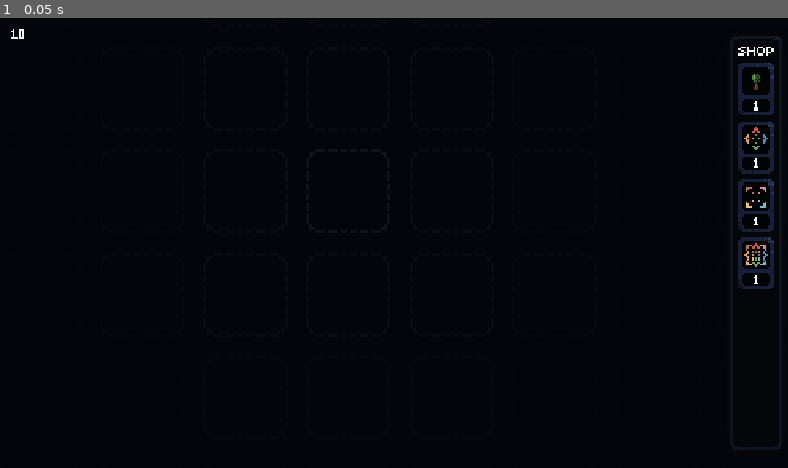
Above: before the commit, frame 1.
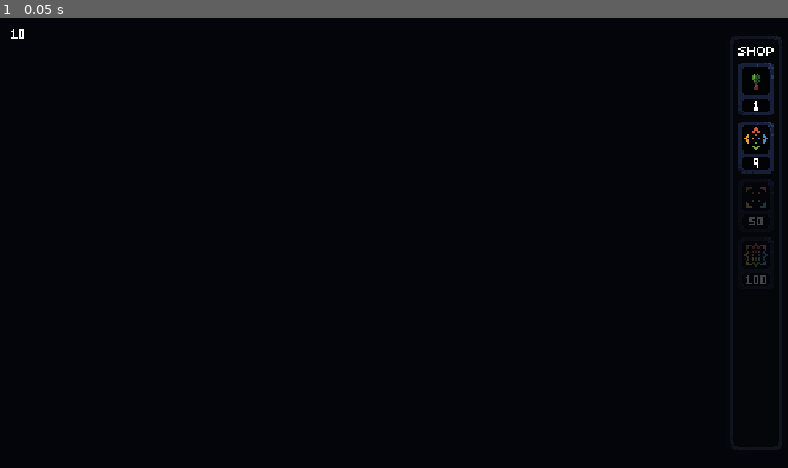
Above: after the commit, the same moment.

Repository: thomaslindstrom/factory-game
Game: Godot game, scene res://main.tscn
The game is run twice, just before and just after one commit, with the same random seed, the same clock (stepped at 60 frames per second) and the same inputs.
Inputs:
- Up to frame 1 (0.05 s): no input

The runs differ from the first frame. In frame 1, 0.5% of the frame differs, in the area x 93-99%, y 31-61%.

Commit message:
More work

Diff:
--- a/game.gd
+++ b/game.gd
@@ -6,7 +6,7 @@
 var score: int = 10:
 	set(value):
 		score = value
-		on_score_changed.emit(score)
+		on_score_changed.emit(value)
 
 # Shop
 var is_shop_drop_valid: bool = true
--- a/game/grid/grid.gd
+++ b/game/grid/grid.gd
@@ -6,26 +6,28 @@
 @export var texture: AtlasTexture
 @export var shader: Shader
 @export var opacity: float = 0.25
-@export var fade_radius: float = 4.0
+@export var fade_radius: float = 5.0
+@export var render_chunk_size: int = 32
 
 var grid: Array[GridItem] = []
 var grid_map: Dictionary[Vector2i, GridItem] = {}
+var grid_item_size: Vector2 = Vector2.ZERO
 var center: Vector2 = Vector2.ZERO
 
-func get_grid_item_size() -> Vector2:
-	return texture.region.size
-
 func get_grid_position() -> Vector2:
-	return -center * get_grid_item_size()
+	return -center * grid_item_size
 
 func get_grid_item_position(coordinates: Vector2i) -> Vector2:
-	return get_grid_position() + (Vector2(coordinates) * get_grid_item_size())
+	return get_grid_position() + (Vector2(coordinates) * grid_item_size)
 
 func get_mouse_position() -> Vector2:
 	return get_global_mouse_position()
 
 func global_position_to_coordinates(input_global_position: Vector2) -> Vector2i:
-	return (to_local(input_global_position) - get_grid_position()) / get_grid_item_size() + Vector2.ONE * 0.5
+	return ((to_local(input_global_position) - get_grid_position()) / grid_item_size + Vector2.ONE * 0.5).clamp(Vector2.ZERO, Vector2(grid_size) - Vector2.ONE)
+
+func are_coordinates_valid(coordinates: Vector2i) -> bool:
+	return coordinates.x >= 0 and coordinates.x < grid_size.x and coordinates.y >= 0 and coordinates.y < grid_size.y
 
 var multimesh_instance: MultiMeshInstance2D
 var multimesh: MultiMesh
@@ -33,6 +35,7 @@
 @export_tool_button("Render") var button_render: Callable = func() -> void:
 	if multimesh_instance: multimesh_instance.queue_free()
 	multimesh_instance = null
+
 	build()
 
 func clear() -> void:
@@ -110,6 +113,10 @@
 
 	return neighbors
 
+func update_instance_transform(index: int, coordinates: Vector2) -> void:
+	var instance_transform: Transform2D = Transform2D(0.0, coordinates * grid_item_size)
+	multimesh.set_instance_transform_2d(index, instance_transform)
+
 func update_instance_opacity(index: int, coordinates: Vector2) -> void:
 	var closest_item: GridItem = get_closest_item(coordinates)
 	var closest_item_coordinates: Vector2 = closest_item.coordinates if closest_item else Vector2i(center)
@@ -121,23 +128,36 @@
 	multimesh.set_instance_color(index, Color(1.0, 1.0, 1.0, quad_opacity))
 
 var is_rendering: bool = false
-var next_chunk_coordinates: Vector2i = Vector2i.ZERO
+var render_iteration: int = 0
 func process_render() -> void:
 	if not is_rendering: return
 
+	var total_cells: int = grid_size.x * grid_size.y
+	var cells_per_frame: int = render_chunk_size * render_chunk_size
+	var start: int = render_iteration * cells_per_frame
+	var end: int = mini(start + cells_per_frame, total_cells)
+
+	for index in range(start, end):
+		var coordinates: Vector2 = Vector2(index % grid_size.x, index / grid_size.x)
+		update_instance_transform(index, coordinates)
+		update_instance_opacity(index, coordinates)
+
+	if end >= total_cells:
+		is_rendering = false
+		render_iteration = 0
+	else: render_iteration += 1
+
+func queue_render() -> void:
+	is_rendering = true
+
 func render() -> void:
 	var index: int = 0
-	var grid_item_size: Vector2 = get_grid_item_size()
 
 	for y in grid_size.y: for x in grid_size.x:
 		var coordinates: Vector2 = Vector2(x, y)
-		var instance_transform: Transform2D = Transform2D(0.0, coordinates * grid_item_size)
-
-		multimesh.set_instance_transform_2d(index, instance_transform)
+		update_instance_transform(index, coordinates)
 		update_instance_opacity(index, coordinates)
 		index += 1
-
-	multimesh_instance.position = get_grid_position()
 
 func render_around(coordinates: Vector2i) -> void:
 	var radius: int = ceili(fade_radius)
@@ -150,7 +170,6 @@
 
 func build() -> void:
 	if multimesh_instance: return
-	var grid_item_size: Vector2 = get_grid_item_size()
 	var atlas_size: Vector2 = texture.atlas.get_size()
 
 	var shader_material: ShaderMaterial = ShaderMaterial.new()
@@ -176,7 +195,8 @@
 	multimesh.instance_count = grid_size.x * grid_size.y
 
 	multimesh_instance.multimesh = multimesh
-	render()
+	multimesh_instance.position = get_grid_position()
+	queue_render()
 
 func has_item(coordinates: Vector2i) -> bool:
 	return grid_map.has(coordinates)
@@ -215,8 +235,11 @@
 	return true
 
 func _ready() -> void:
+	grid_item_size = texture.region.size
 	center = (Vector2(grid_size) - Vector2.ONE) * 0.5
-	Game.grid = self
+
+	if not Engine.is_editor_hint():
+		Game.grid = self
 
 	var viewport: Viewport = get_viewport()
 	var camera: Camera2D = viewport.get_camera_2d()
@@ -228,3 +251,6 @@
 	position = (viewport_size * 0.5) / zoom
 
 	build()
+
+func _physics_process(_delta: float) -> void:
+	process_render()
--- a/game_viewport_camera.gd
+++ b/game_viewport_camera.gd
@@ -33,6 +33,9 @@
 	viewport_container.scale = base_size / Vector2(viewport_size)
 	viewport_container.position = Vector2.ZERO
 
+func reset_position() -> void:
+	position = (Game.grid.global_position if Game.grid else Vector2.ZERO) + Vector2(0.1, 0.1)
+
 func _physics_process(delta: float) -> void:
 	if Engine.is_editor_hint(): return
 
@@ -60,12 +63,15 @@
 	if direction != Vector2.ZERO:
 		position += direction * pan_speed * delta / display_zoom
 
+	if Input.is_action_just_pressed("tertiary"):
+		reset_position()
+
 func _ready() -> void:
 	super._ready()
 	if Engine.is_editor_hint(): return
 
-	game_viewport = get_parent() as SubViewport
-	viewport_container = game_viewport.get_parent() as SubViewportContainer
+	game_viewport = get_parent()
+	viewport_container = game_viewport.get_parent()
 
 	viewport_container.stretch = false
 	viewport_container.anchor_right = 0.0
--- a/main.tscn
+++ b/main.tscn
@@ -140,9 +140,11 @@
 [node name="Grid" type="Node2D" parent="GameViewportContainer/GameViewport" unique_id=810262040]
 position = Vector2(640, 360)
 script = ExtResource("4_1bvp3")
+grid_size = Vector2i(129, 129)
 texture = SubResource("AtlasTexture_1bvp3")
 shader = ExtResource("5_efxa6")
-fade_radius = 4.25
+opacity = 0.33
+fade_radius = 5.25
 
 [node name="GridDebugger" type="Node" parent="GameViewportContainer/GameViewport" unique_id=1304857817 node_paths=PackedStringArray("grid")]
 script = ExtResource("5_272bh")
@@ -216,6 +218,7 @@
 [node name="ShopConainerBox" type="NinePatchRect" parent="UiViewportContainer/UiViewport/ShopContainer" unique_id=394974518]
 custom_minimum_size = Vector2(31, 0)
 layout_mode = 2
+mouse_filter = 1
 texture = ExtResource("1_ig7tw")
 region_rect = Rect2(132, 0, 33, 33)
 patch_margin_left = 8
--- a/project.godot
+++ b/project.godot
@@ -70,6 +70,11 @@
 "events": [Object(InputEventMouseButton,"resource_local_to_scene":false,"resource_name":"","device":-1,"window_id":0,"a …(259 unchanged characters)…
 ]
 }
+tertiary={
+"deadzone": 0.2,
+"events": [Object(InputEventKey,"resource_local_to_scene":false,"resource_name":"","device":-1,"window_id":0,"alt_pressed":false,"shift_pressed":false,"ctrl_pressed":false,"meta_pressed":false,"pressed":false,"keycode":0,"physical_keycode":32,"key_label":0,"unicode":32,"location":0,"echo":false,"script":null)
+]
+}
 
 [physics]
 
--- a/ui/shop/items/diagonal_activator.tres
+++ b/ui/shop/items/diagonal_activator.tres
@@ -10,6 +10,7 @@
 
 [resource]
 script = ExtResource("2_s7g6b")
+price = 50
 sprite = SubResource("AtlasTexture_s7g6b")
 grid_item = ExtResource("1_f5dvo")
 metadata/_custom_type_script = "uid://bd2h5o6d3fep4"
--- a/ui/shop/items/omnidirectional_activator.tres
+++ b/ui/shop/items/omnidirectional_activator.tres
@@ -10,6 +10,7 @@
 
 [resource]
 script = ExtResource("2_eeyf8")
+price = 100
 sprite = SubResource("AtlasTexture_q08dl")
 grid_item = ExtResource("1_q08dl")
 metadata/_custom_type_script = "uid://bd2h5o6d3fep4"
--- a/ui/shop/items/orthogonal_activator.tres
+++ b/ui/shop/items/orthogonal_activator.tres
@@ -10,6 +10,7 @@
 
 [resource]
 script = ExtResource("2_krsp1")
+price = 9
 sprite = SubResource("AtlasTexture_scbsf")
 grid_item = ExtResource("1_a12n2")
 metadata/_custom_type_script = "uid://bd2h5o6d3fep4"
--- a/ui/shop/ui_shop_item.gd
+++ b/ui/shop/ui_shop_item.gd
@@ -4,20 +4,26 @@
 
 @export var shop_item: ShopItem
 
+@onready var container: Container = %Container
 @onready var sprite: Sprite2D = %Sprite2D
 @onready var text: UiText = %UiText
 @onready var hover: Sprite2D = %Hover
 
-func handle_score_changed(new_score: int) -> void:
+func can_afford_shop_item(score: int = Game.score) -> bool:
+	return score >= shop_item.price
+
+func handle_score_changed(new_score: int, animation_speed: float = 0.2) -> void:
 	var tween: Tween = create_tween()
-	var opacity: float = 1.0 if new_score >= shop_item.price else 0.25
-	tween.tween_property(self , "modulate:a", opacity, 0.2)
+	var opacity: float = 1.0 if can_afford_shop_item(new_score) else 0.25
+	tween.tween_property(container, "modulate:a", opacity, animation_speed)
 
 func handle_mouse_entered() -> void:
+	if not can_afford_shop_item(): return
 	var tween: Tween = create_tween()
 	tween.tween_property(hover, "modulate:a", 1.0, 0.1)
 
 func handle_mouse_exited() -> void:
+	if not can_afford_shop_item(): return
 	var tween: Tween = create_tween()
 	tween.tween_property(hover, "modulate:a", 0.0, 0.2)
 
@@ -26,9 +32,18 @@
 	tween.set_ease(Tween.EASE_OUT)
 	tween.tween_property(self , "global_position", new_global_position, duration)
 
+var drag_offset: Vector2 = Vector2.ZERO
+var is_offset: bool = false
+func animate_container_position(should_offset: bool = true) -> void:
+	if is_offset == should_offset: return
+	is_offset = should_offset
+
+	var tween: Tween = create_tween()
+	tween.set_ease(Tween.EASE_IN_OUT)
+	tween.tween_property(container, "position", -drag_offset + Vector2(6.0, 8.0) if should_offset else Vector2.ZERO, 0.1)
+
 var original_position: Vector2 = Vector2.ZERO
 var is_dragging: bool = false
-var drag_offset: Vector2 = Vector2.ZERO
 func stop_dragging() -> void:
 	if not is_dragging: return
 
@@ -43,6 +58,8 @@
 		tween.tween_property(self , "modulate:a", 1.0, 0.1)
 	else: animate_global_position(original_position)
 
+	animate_container_position(false)
+
 func _input(event: InputEvent) -> void:
 	if Engine.is_editor_hint(): return
 	if event.is_action_pressed(&"primary"):
@@ -50,12 +67,13 @@
 			stop_dragging()
 			return
 
+		if not can_afford_shop_item(): return
 		var mouse_position: Vector2 = get_global_mouse_position()
 
 		if get_global_rect().has_point(mouse_position):
 			original_position = global_position
 			is_dragging = true
-			drag_offset = global_position - mouse_position
+			drag_offset = original_position - mouse_position
 			z_index = 100
 			Game.on_shop_drop_hover.emit(shop_item)
 	elif event.is_action_released(&"primary"):
@@ -66,9 +84,12 @@
 		Game.on_shop_drop_hover.emit(shop_item)
 		get_viewport().set_input_as_handled()
 
+		animate_container_position(Game.is_shop_drop_valid)
+
 func _ready() -> void:
-	Game.on_score_changed.connect(handle_score_changed)
-	handle_score_changed(Game.score)
+	if not Engine.is_editor_hint():
+		Game.on_score_changed.connect(handle_score_changed)
+		handle_score_changed(Game.score, 0.0)
 
 	hover.modulate.a = 0.0
 	mouse_entered.connect(handle_mouse_entered)
--- a/ui/shop/ui_shop_item.tscn
+++ b/ui/shop/ui_shop_item.tscn
@@ -8,9 +8,11 @@
 custom_minimum_size = Vector2(20, 28)
 layout_mode = 3
 anchors_preset = 0
+mouse_filter = 1
 script = ExtResource("1_2kfs7")
 
-[node name="MarginContainer" type="MarginContainer" parent="." unique_id=469096365]
+[node name="Container" type="MarginContainer" parent="." unique_id=469096365]
+unique_name_in_owner = true
 layout_mode = 0
 offset_right = 19.0
 offset_bottom = 28.0
@@ -19,20 +21,20 @@
 theme_override_constants/margin_right = 2
 theme_override_constants/margin_bottom = 0
 
-[node name="Frame" type="Sprite2D" parent="MarginContainer" unique_id=2105786074]
+[node name="Frame" type="Sprite2D" parent="Container" unique_id=2105786074]
 texture = ExtResource("1_ed8ef")
 centered = false
 offset = Vector2(-7, -2)
 region_enabled = true
 region_rect = Rect2(0, 99, 33, 33)
 
-[node name="VBoxContainer" type="VBoxContainer" parent="MarginContainer" unique_id=601545750]
+[node name="VBoxContainer" type="VBoxContainer" parent="Container" unique_id=601545750]
 layout_mode = 2
 size_flags_horizontal = 4
 size_flags_vertical = 0
 theme_override_constants/separation = 1
 
-[node name="SpriteContainer" type="MarginContainer" parent="MarginContainer/VBoxContainer" unique_id=885655984]
+[node name="SpriteContainer" type="MarginContainer" parent="Container/VBoxContainer" unique_id=885655984]
 custom_minimum_size = Vector2(15, 15)
 layout_mode = 2
 size_flags_horizontal = 4
@@ -42,12 +44,12 @@
 theme_override_constants/margin_right = 2
 theme_override_constants/margin_bottom = 2
 
-[node name="MarginContainer" type="MarginContainer" parent="MarginContainer/VBoxContainer/SpriteContainer" unique_id=1147479178]
+[node name="MarginContainer" type="MarginContainer" parent="Container/VBoxContainer/SpriteContainer" unique_id=1147479178]
 layout_mode = 2
 size_flags_horizontal = 4
 size_flags_vertical = 4
 
-[node name="Sprite2D" type="Sprite2D" parent="MarginContainer/VBoxContainer/SpriteContainer/MarginContainer" unique_id=966395928]
+[node name="Sprite2D" type="Sprite2D" parent="Container/VBoxContainer/SpriteContainer/MarginContainer" unique_id=966395928]
 unique_name_in_owner = true
 texture = ExtResource("1_ed8ef")
 centered = false
@@ -55,12 +57,12 @@
 region_enabled = true
 region_rect = Rect2(0, 132, 33, 33)
 
-[node name="PriceContainer" type="MarginContainer" parent="MarginContainer/VBoxContainer" unique_id=838158391]
+[node name="PriceContainer" type="MarginContainer" parent="Container/VBoxContainer" unique_id=838158391]
 layout_mode = 2
 size_flags_horizontal = 4
 size_flags_vertical = 0
 
-[node name="UiText" type="Control" parent="MarginContainer/VBoxContainer/PriceContainer" unique_id=1068058751]
+[node name="UiText" type="Control" parent="Container/VBoxContainer/PriceContainer" unique_id=1068058751]
 unique_name_in_owner = true
 custom_minimum_size = Vector2(7, 9)
 layout_mode = 2
@@ -71,7 +73,7 @@
 text = "10"
 metadata/_custom_type_script = "uid://c06xi37vnoblq"
 
-[node name="Hover" type="Sprite2D" parent="MarginContainer" unique_id=1393770898]
+[node name="Hover" type="Sprite2D" parent="Container" unique_id=1393770898]
 unique_name_in_owner = true
 self_modulate = Color(1, 1, 1, 0.15686275)
 texture = ExtResource("1_ed8ef")
Not shown, changed: readme.md
